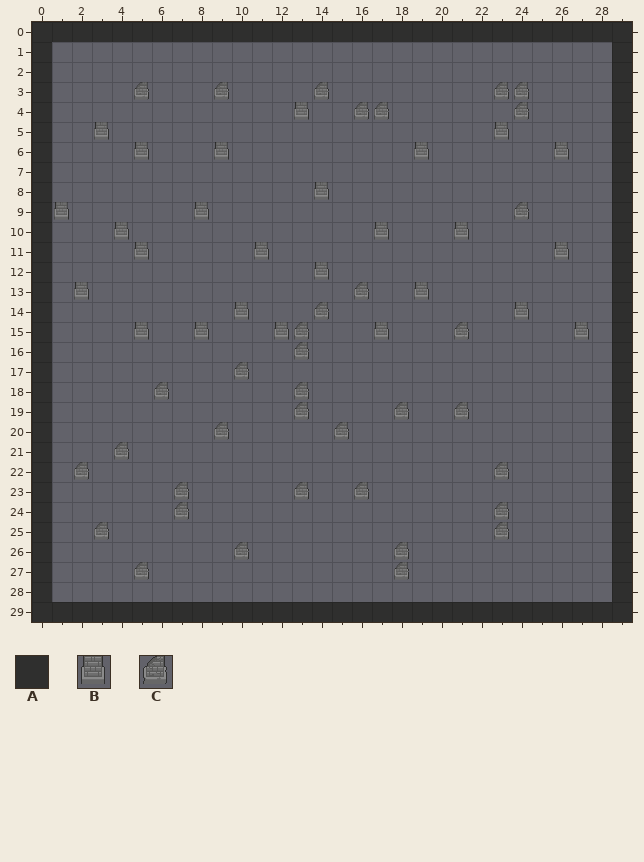
Tiled map: assets/sprites/tilesets/testTilemap.tmx. Above is the file before it was changed.
Cells are 32x32 px. Shown: x 0..29, y 0..29.
Key: from "dungeon": A 167, B 224, C 226.
_ is an empty cell.
Layer "walls" before, first column x 0:
 0 AAAAAAAAAAAAAAAAAAAAAAAAAAAAAA
 1 A____________________________A
 2 A____________________________A
 3 A____C___C____C________CC____A
 4 A____________B__CC______C____A
 5 A__B___________________B_____A
 6 A____B___B_________B______B__A
 7 A____________________________A
 8 A_____________B______________A
 9 AB______B_______________C____A
10 A___B____________B___B_______A
11 A____B_____B______________B__A
12 A_____________B______________A
13 A_B_____________C__B_________A
14 A_________B___C_________B____A
15 A____B__B___BC___B___C_____B_A
16 A____________C_______________A
17 A_________C__________________A
18 A_____C______C_______________A
19 A____________C____C__C_______A
20 A________C_____C_____________A
21 A___C________________________A
22 A_C____________________C_____A
23 A______C_____C__C____________A
24 A______C_______________C_____A
25 A__C___________________C_____A
26 A_________C_______C__________A
27 A____C____________C__________A
28 A____________________________A
29 AAAAAAAAAAAAAAAAAAAAAAAAAAAAAA
New version:
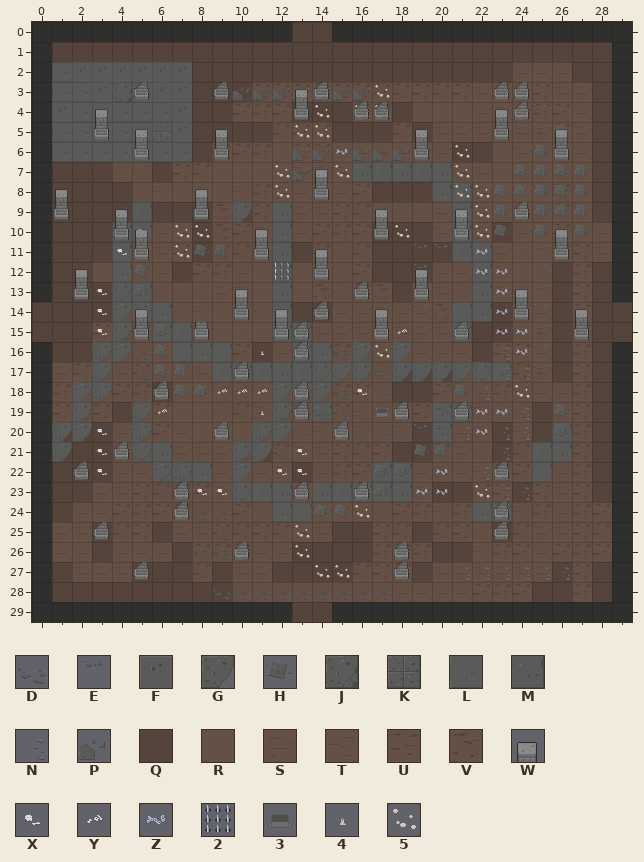
Further tiles: from "dungeon": D 70, E 84, F 90, G 101, H 102, J 104, K 105, L 106, M 107, N 117, P 118, Q 138, R 142, S 156, T 171, U 173, V 188, W 208, X 240, Y 241, Z 242, 2 243, 3 260, 4 261, 5 274.
Tiles of an added or newly shown layer are drawn over the layers below it.
Changes in this commit:
Changed rows in their new state; . is an unchanged cell.
Layer "ground 0" (now shown):
first column x 0:
 0 .............QQ...............
 1 .QQQQQQQQQQQQQQQQQQQQQQQQQQQQ.
 2 .LFFFFFFQQQQQQQQQQQQQQQQSSSQQ.
 3 .LLFJ.FFQQQUUUUUUUUUUUSSSUSSQ.
 4 .FLLLLLFQQUUUQQQUUQRRRSSSUUSQ.
 5 .LLLLLKFQQQQUUUQQQUQSSSSSSUSQ.
 6 .LLLLLLLQUUURUUSSSSSSQQRSSSSQ.
 7 .QQQTTQUURRRRSSSMMMMMSSRRSSSQ.
 8 .QQQQTTTRRTUSSSSUQQQMMSRRSUSQ.
 9 .QQQQMQQQVQUMSSUUTTTSMSSSSUSQ.
10 .QQQMMSSQVUSMSUUUQQQSMSQSSUSS.
11 .QQQMSSUQUUSMQUTUQQQQMMSRRUUS.
12 .QQTMTSQUUSRMRRRUQQQSSMSRRQUQ.
13 .QQQMMTTTSSRMRVTUVQSSTMSTRQUQ.
14 QQQQUMMTTTTTMQQSSSSSVMMQTSQUQQ
15 QQQUUUMMSRRRMMSSSSSSSMQQTSQUQQ
16 .QQUUSTMMMUQSMMUSSSSSSQUUSQUQ.
17 .SUUSUTTSMMMMMMSUTQQQSMMUSQUQ.
18 .UUUUUQRSTTSUUUUUTQQUSSUTSSUQ.
19 .UUUQSURRTUSRRMUTTTUMMSTTQSUQ.
20 .QQQSSUSRRRRRTTTTTTQMSSQTQMUQ.
21 .QQQSMMSSSUQUSSUUUQQUSTQUMMUQ.
22 .QQQSSMMMSSSSQSUUMMSSSTUUMSUQ.
23 .QQSSUUUUSMMMSMMMMMSQQUUQUSUQ.
24 .QSSUUUUSSUTMMSTTTUUTUMMTUSUU.
25 .SSQUUQSSUUUUSSQQUUQUUTQUSSUU.
26 .SSQSSSQUUUSSQQQQUUUQQTUUSUUU.
27 .QSSSQQQUQSSQQQQUUUQSSSSSSQUQ.
28 .QQQQQQQQQSSSSSSSSSSSSUUUQQUQ.
29 .............QQ...............
Layer "ground 1" (now shown):
first column x 1:
 3 .........PPPPPPP5..........
 4 .............5.55.......E..
 5 ............55.........EEH.
 6 ............PPZPPP..5..EHH.
 7 ...........5P.5.....5..HHHH
 8 ...........5........55HHHHH
 9 .........G.........E.5H.HHH
10 ...XX.55.........5.E.5H.H.H
11 ...X..5HH.........EE.Z..E..
12 ....H......2......E..ZZ.E..
13 ..XGH.............E...Z.E..
14 ..XGG.............E...Z.E..
15 ..XGHH..........DY....ZZE..
16 ..GGDH....4...DG5G....NZE..
17 ..G.DHH......GGGDGGGGGNNE..
18 .GG..DHHYYYGGGDXD...HN.5...
19 .G..GY....4GDDDD3..ENZZN.H.
20 GGX.G.....GGD.DDDDEENZNN.H.
21 G.X.G....GGDX.....HH..N....
22 ..X..GG..G.XX...HH.Z.NN....
23 ......XXXG.....HH.ZZ.5NN...
24 .......DD....HH5...........
25 ........D...5..............
26 .......DD...5..............
27 .............55.....NNNNNN.
28 ........DDDDDDDDD..........
Layer "walls":
first column x 13:
 0 __
first column x 0:
14 _............................_
15 _............................_
first column x 13:
29 __
Layer "walls2" (now shown):
first column x 1:
 3 ............W..............
 4 ..W...................W....
 5 ....W...W.........W......W.
 7 .............W.............
 8 W......W...................
 9 ...W............W...W......
10 ....W.....W..............W.
11 .............W.............
12 .W................W........
13 .........W.............W...
14 ....W......W....W.........W
